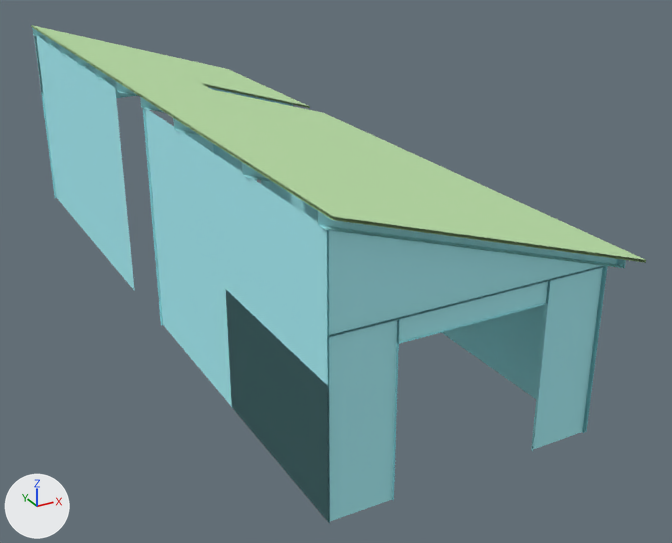
An edit to the Blender file src/props_farm/building002.blend, drawn before and after from the same camera.
One viewpoint serves both versions: a camera (50 mm lens) standing at (-333.0, -747.0, 368.0) and looking at (44.0, -62.0, 26.0). The axes (+X, +Y, +Z) are drawn at lower left. The lights are the same throughout.

Names of what the first picture shows: 'building002_reference'.
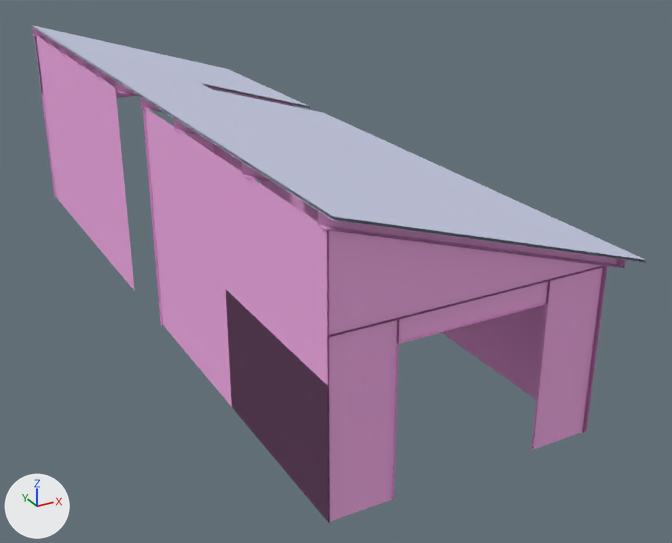
Diff of the bpy script that builds the scene:
```diff
--- a/src/props_farm/building002.blend.py
+++ b/src/props_farm/building002.blend.py
@@ mat_wood_wall002 @@
 mat_wood_wall002 = diffuse_material('wood_wall002')
-mat_wood_wall002.base_color = (0.417, 0.901, 0.955)  # cyan #adf4fa
+mat_wood_wall002.base_color = (0.904, 0.422, 0.798)  # pink #f4aee7
@@ mat_wall027 @@
 mat_wall027 = diffuse_material('wall027')
-mat_wall027.base_color = (0.527, 0.774, 0.419)  # green #c0e4ad
+mat_wall027.base_color = (0.593, 0.617, 0.787)  # white #cacee5
```

Location of each change, [x1, y1, x2, y2] in pixels of the pictures (672 x 543 px):
'building002_reference', recoloured
    both: [31, 25, 646, 524]
